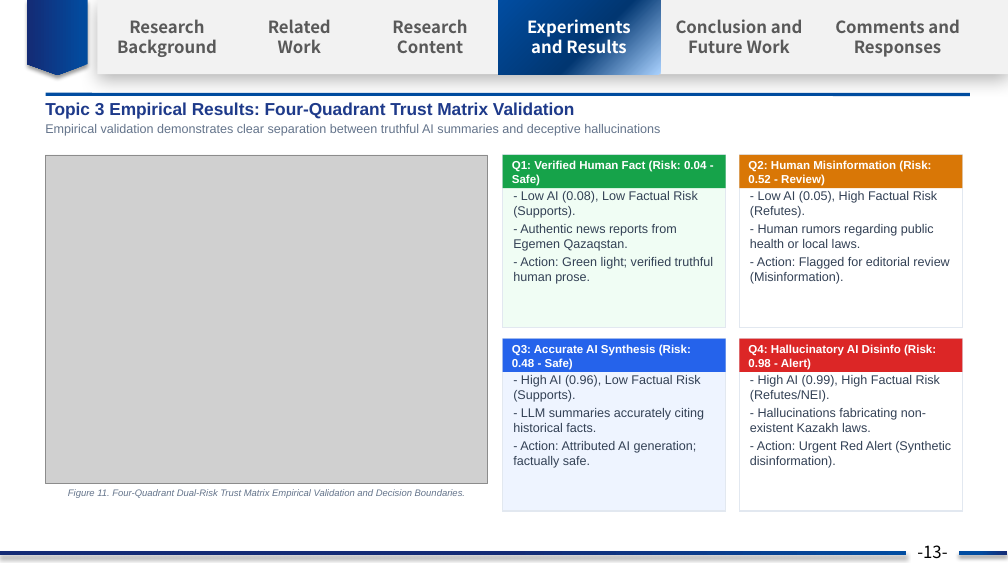
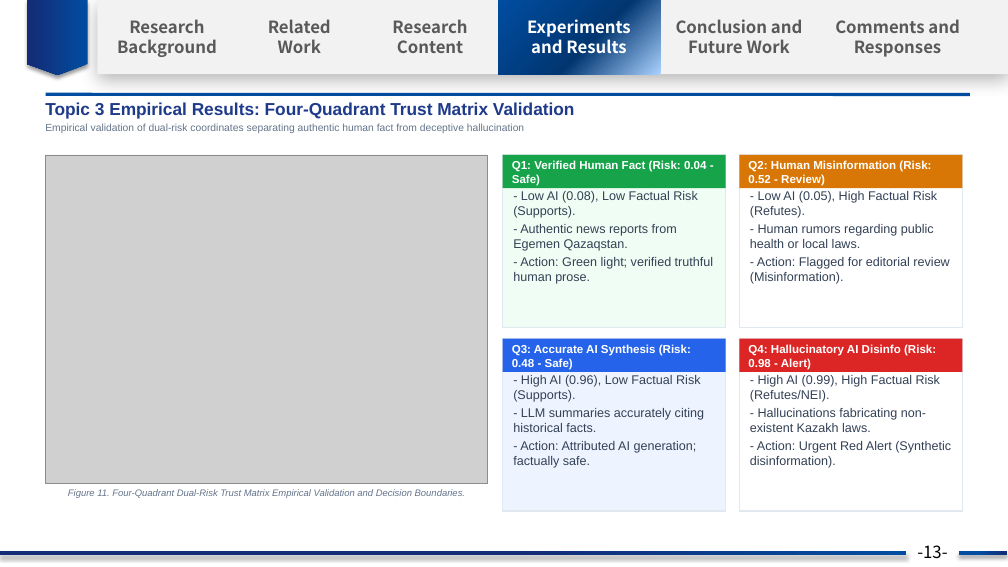
Before and after one commit to nKa1i/kazakh-ai-text-detection, a slide deck: slide 15 of Kazakh_AI_Detection_Thesis_Progress_Prof_Guo.pptx. Drawn at 1008x567 pixels with LibreOffice and Linux fonts; fonts in the diff are those of the drawing; grey boxes stand for pictures; background and template pictures are left out. Boxes give left, top, right and bottom in pixels: in the first picture for what was removed or moved away, otherwise in the second. Text is boxed around its words. In the diff, an @@ line names an element or a change of style, - is before the commit and + after.

```diff
--- a/Kazakh_AI_Detection_Thesis_Progress_Prof_Guo.pptx
+++ b/Kazakh_AI_Detection_Thesis_Progress_Prof_Guo.pptx
@@ text at box(45, 123, 524, 133): text changed; size 12 to 9.8 pt @@
-Empirical validation demonstrates clear separation between truthful AI summaries and deceptive hallucinations
+Empirical validation of dual-risk coordinates separating authentic human fact from deceptive hallucination
```
Also in this commit, not shown: 17 other slides changed, 10 other files.
